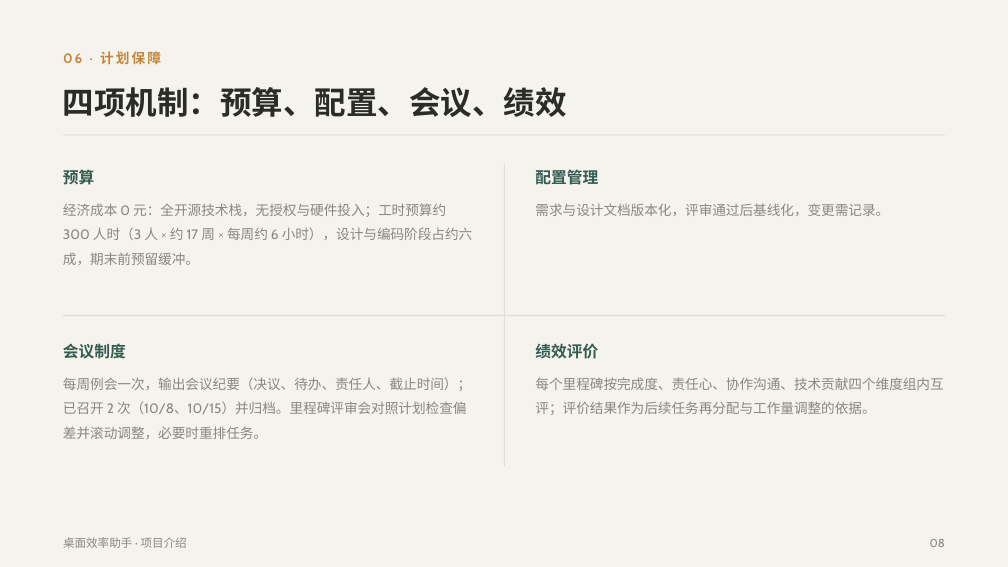
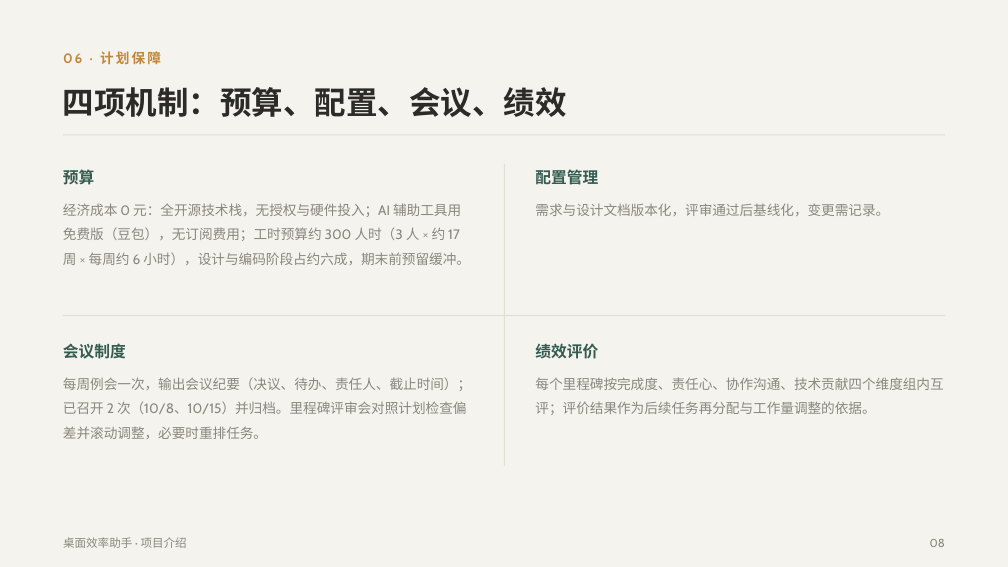
Before and after one commit to TechSoloTechSolo-crypto/Desktop-Efficiency-Assistant, a slide deck: slide 8 of desk_assistent/docs/G06小组项目.pptx. Drawn at 1008x567 pixels with LibreOffice and Linux fonts; fonts in the diff are those of the drawing. Boxes give left, top, right and bottom in pixels: in the first picture for what was removed or moved away, otherwise in the second. Text is boxed around its words. In the diff, an @@ line names an element or a change of style, - is before the commit and + after.

```diff
--- a/desk_assistent/docs/G06小组项目.pptx
+++ b/desk_assistent/docs/G06小组项目.pptx
@@ text at box(63, 203, 470, 265): text changed @@
-经济成本 0 元：全开源技术栈，无授权与硬件投入；工时预算约 300 人时（3 人 × 约 17 周 × 每周约 6 小时），设计与编码阶段占约六成，期末前预留缓冲。
+经济成本 0 元：全开源技术栈，无授权与硬件投入；AI 辅助工具用免费版（豆包），无订阅费用；工时预算约 300 人时（3 人 × 约 17 周 × 每周约 6 小时），设计与编码阶段占约六成，期末前预留缓冲。
```
Also in this commit, not shown: 5 other slides changed, 4 other files.
